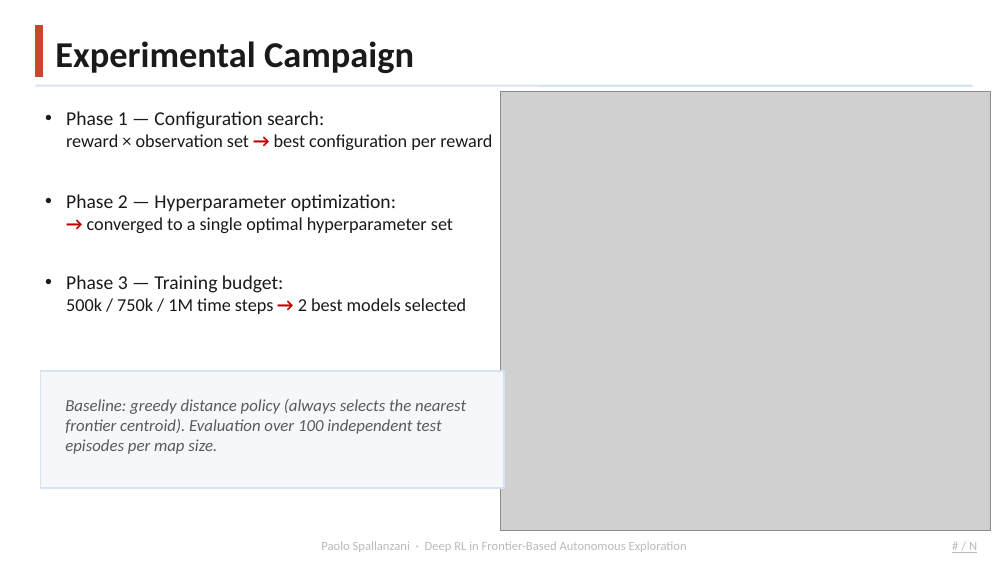
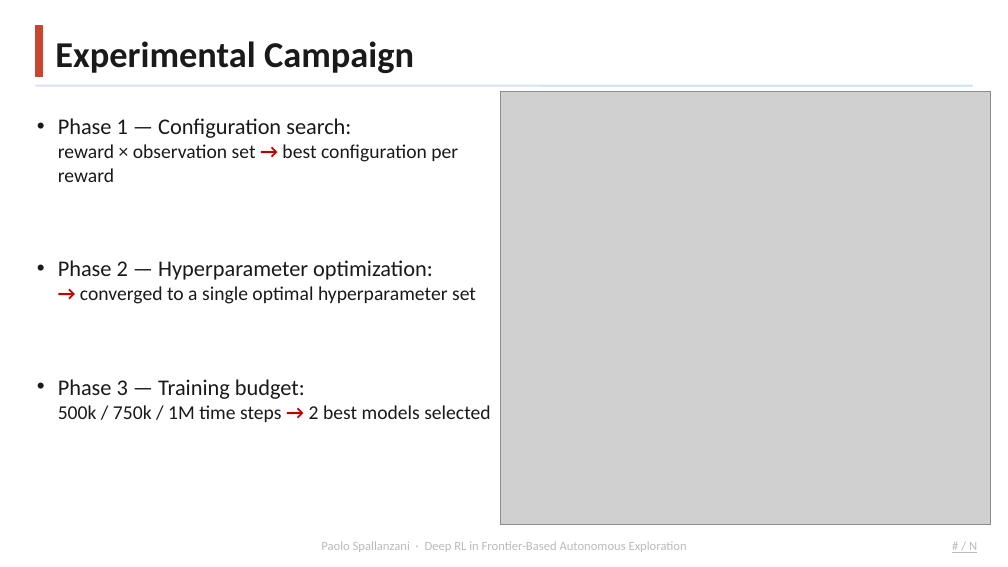
Before and after one commit to Paolo-Spall/presentazione_tesi_dae, a slide deck: slide 17 of presentation_1.pptx. Drawn at 1008x567 pixels with LibreOffice and Linux fonts; fonts in the diff are those of the drawing; grey boxes stand for pictures; background and template pictures are left out. Boxes give left, top, right and bottom in pixels: in the first picture for what was removed or moved away, otherwise in the second. Text is boxed around its words. In the diff, an @@ line names an element or a change of style, - is before the commit and + after.

```diff
--- a/presentation_1.pptx
+++ b/presentation_1.pptx
@@ text "Phase 1 — Configuration search: ...": place and size @@
-text "Phase 1 — Configuration search: ..." at bbox=[66, 111, 492, 314]
+text "Phase 1 — Configuration search: ..." at bbox=[58, 118, 490, 422]
@@ text "Phase 1 — Configuration search: ..." at bbox=[58, 118, 490, 422]: size 14 to 16 pt in "Phase 1 — Configuration search:", "Phase 2 — Hyperparameter optimization:", "Phase 3 — Training budget:"; size 13 to 14 pt in "reward × observation set → best configuration ...", "→ converged to a single optimal hyperparameter ...", "500k / 750k / 1M time steps ..." @@
@@ picture: place and size @@
-picture at bbox=[500, 92, 991, 531]
+picture at bbox=[500, 92, 991, 524]
@@ rectangle removed at bbox=[40, 371, 504, 488] @@
@@ text removed at bbox=[65, 399, 466, 454] @@
-Baseline: greedy distance policy (always selects the nearest frontier centroid). Evaluation over 100 independent test episodes per map size.
```
Also in this commit, not shown: 4 other slides changed, 1 slide added, 1 slide removed, 1 other file.
